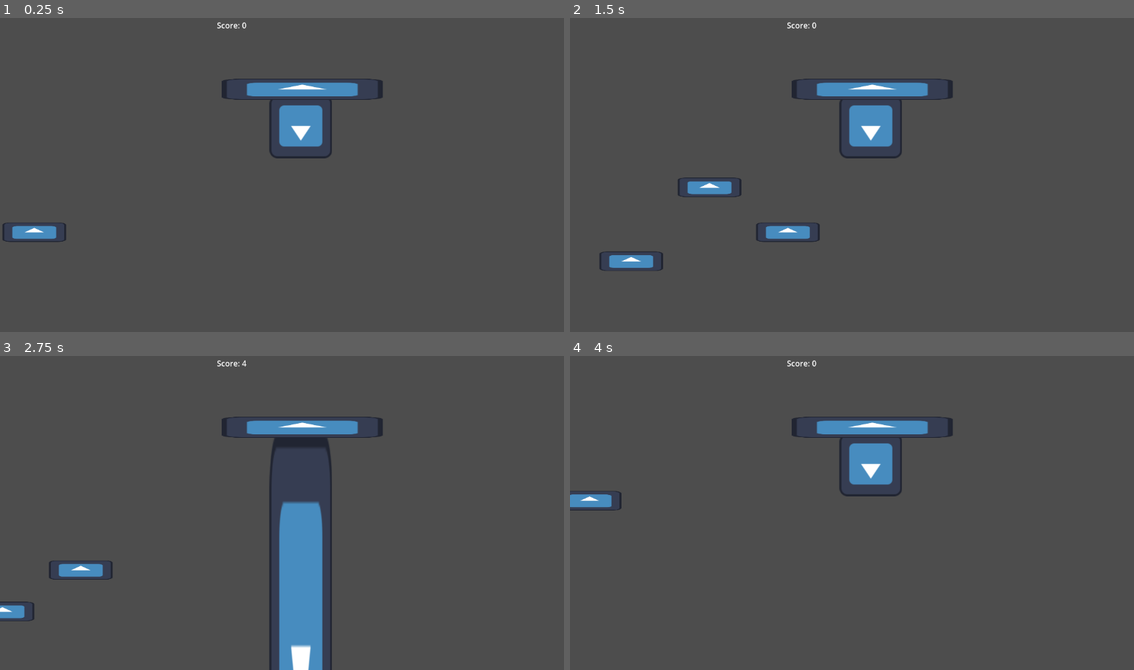
Above: before the commit, frames 1-4 (two rows, left to right).
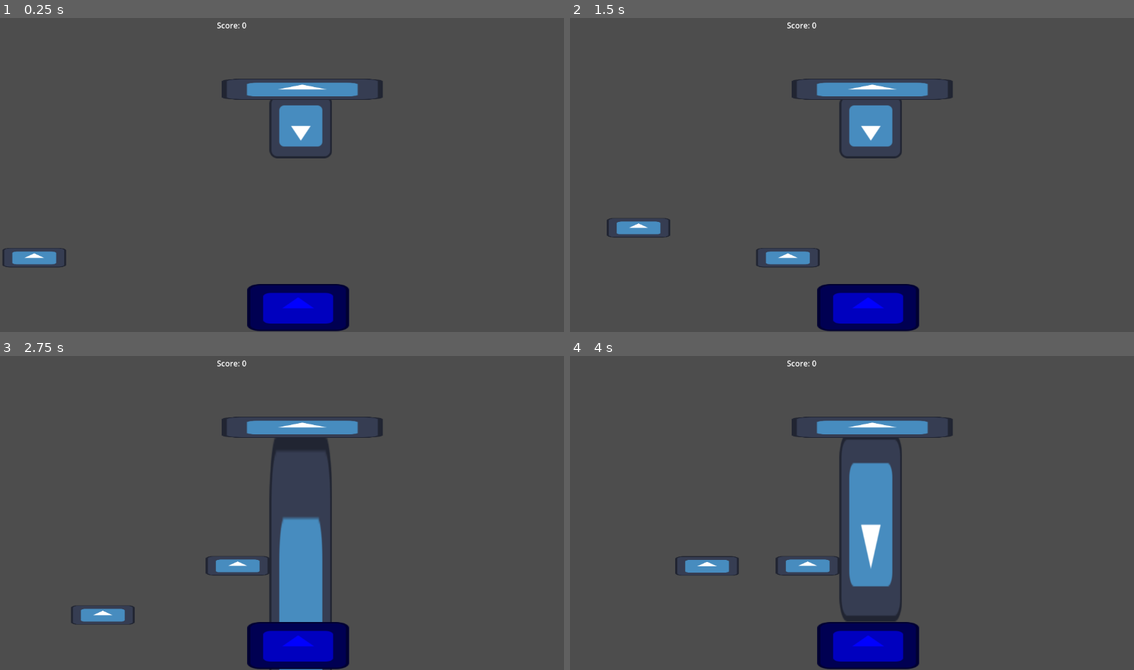
Above: after the commit, the same moments.

Repository: alexbernachi/GMTK-Game-Jam
Game: Godot game, scene res://scene/proto.tscn
Two runs of this game, one before a commit and one after it. Both use one fixed random seed, a clock stepped at 60 frames per second and the inputs below. The project has no main scene, so this scene is started directly. The engine's default icon, where the game draws it, is replaced by a stand-in: a white triangle on a blue panel in a dark square.
Inputs:
- Up to frame 1 (0.25 s): no input
- Up to frame 2 (1.5 s): hold S (Decrease) 0.53-1.28 s; tap S (Decrease) at 1.35 s
- Up to frame 3 (2.75 s): hold W (Increase) from 2.03 s (still down); tap S (Decrease) at 2.3 s
- Up to frame 4 (4 s): release W (Increase) at 2.78 s; tap S (Decrease) at 2.85 s; hold S (Decrease) from 3.53 s (still down)

The runs differ from the first frame. In frame 1, 3.5% of the frame differs, in the area x 0-62%, y 65-100%; in frame 2, 4.8%; in frame 3, 4.7%; in frame 4, 7.7%, in the area x 0-62%, y 26-100%.

Commit message:
Update 0.4.0
IMplementing bowl

Diff:
--- /dev/null
+++ b/bowl.gd
@@ -0,0 +1,11 @@
+extends Area2D
+
+signal Point(value)
+
+var points: int = 1
+var Totals: float = 0
+
+func _on_body_entered(body: Node2D) -> void:
+	Totals += points
+	Point.emit(Totals)
+	body.queue_free()
--- /dev/null
+++ b/bowl.tscn
@@ -0,0 +1,22 @@
+[gd_scene load_steps=4 format=3 uid="uid://do5wrqquhuc62"]
+
+[ext_resource type="Script" path="res://bowl.gd" id="1_uou67"]
+[ext_resource type="Texture2D" uid="uid://1prkiuwclydx" path="res://icon.svg" id="2_6feud"]
+
+[sub_resource type="RectangleShape2D" id="RectangleShape2D_amwcj"]
+size = Vector2(204, 102)
+
+[node name="Bowl" type="Area2D"]
+collision_layer = 8
+collision_mask = 2
+script = ExtResource("1_uou67")
+
+[node name="CollisionShape2D" type="CollisionShape2D" parent="."]
+shape = SubResource("RectangleShape2D_amwcj")
+
+[node name="Sprite2D" type="Sprite2D" parent="."]
+modulate = Color(0, 0, 1, 1)
+scale = Vector2(1.62327, 0.749848)
+texture = ExtResource("2_6feud")
+
+[connection signal="body_entered" from="." to="." method="_on_body_entered"]
--- a/project.godot
+++ b/project.godot
@@ -27,6 +27,13 @@
 ]
 }
 
+[layer_names]
+
+2d_physics/layer_1="Player"
+2d_physics/layer_2="Enemy"
+2d_physics/layer_3="Enemy Sensor"
+2d_physics/layer_4="Bowl"
+
 [rendering]
 
 renderer/rendering_method="gl_compatibility"
--- a/scene/player.gd
+++ b/scene/player.gd
@@ -1,14 +1,9 @@
 extends CharacterBody2D
 
-signal Point(value)
-
-var points: int = 1
-var Totals: float = 0
 
 
 func _physics_process(_delta):
 
-	print(scale.y)
 
 	if Input.is_action_pressed("Increase"):
 			scale.y += 0.2
@@ -17,6 +12,4 @@
 		scale.y -= 0.2
 		if scale.y == 1:
 			return
-		Totals += points
-		Point.emit(Totals)
 		pass
--- a/scene/proto.gd
+++ b/scene/proto.gd
@@ -29,8 +29,7 @@
 
 func Spawner():
 	var Instant = Scissors.instantiate()
-
-	Instant.position =  Vector2(0, randf_range(300, 600))
+	Instant.position =  Vector2(0, randf_range(400, 600))
 	add_child(Instant)
 	spawner_timer.start()
 	pass
--- a/scene/proto.tscn
+++ b/scene/proto.tscn
@@ -1,8 +1,9 @@
-[gd_scene load_steps=5 format=3 uid="uid://lflorxq7pyns"]
+[gd_scene load_steps=6 format=3 uid="uid://lflorxq7pyns"]
 
 [ext_resource type="Script" path="res://scene/proto.gd" id="1_8hhvu"]
 [ext_resource type="Texture2D" uid="uid://1prkiuwclydx" path="res://icon.svg" id="1_cwai1"]
 [ext_resource type="Script" path="res://scene/player.gd" id="1_koyvy"]
+[ext_resource type="PackedScene" uid="uid://do5wrqquhuc62" path="res://bowl.tscn" id="4_jhg8i"]
 
 [sub_resource type="RectangleShape2D" id="RectangleShape2D_85vg7"]
 size = Vector2(128, 128)
@@ -13,6 +14,7 @@
 [node name="Player" type="CharacterBody2D" parent="."]
 position = Vector2(614.5, 164.5)
 rotation = -3.14159
+collision_mask = 6
 script = ExtResource("1_koyvy")
 
 [node name="Icon" type="Sprite2D" parent="Player"]
@@ -36,7 +38,7 @@
 text = "Score: "
 
 [node name="SpawnerTimer" type="Timer" parent="."]
-wait_time = 0.5
 one_shot = true
 
-[connection signal="Point" from="Player" to="." method="_on_player_point"]
+[node name="Bowl" parent="." instance=ExtResource("4_jhg8i")]
+position = Vector2(609, 598)
--- a/scene/scissor.gd
+++ b/scene/scissor.gd
@@ -1,17 +1,19 @@
-extends Area2D
-
-class_name Enemy
+extends CharacterBody2D
 
 const SPEED = 300.0
+var Grab: bool = false
 
 func _physics_process(_delta):
-	if position.x < 1000:
-		position.x += SPEED * _delta
-	#elif position.x > 500:
-		#velocity.x = -SPEED
+	if position.x < 1000 :
+		velocity.x = SPEED
+	if Grab:
+		velocity.x = 0
+
+	move_and_slide()
 
 @warning_ignore("unused_parameter")
 func _on_body_entered(body):
-	get_tree().call_deferred("change_scene_to_file", "res://scene/proto.tscn")
-	print("Dead")
+	Grab = true
+	#get_tree().call_deferred("change_scene_to_file", "res://scene/proto.tscn")
+	print("grab")
 	pass # Replace with function body.
--- a/scene/scissor.tscn
+++ b/scene/scissor.tscn
@@ -1,18 +1,20 @@
-[gd_scene load_steps=4 format=3 uid="uid://bjfntw51oa6tq"]
+[gd_scene load_steps=5 format=3 uid="uid://bjfntw51oa6tq"]
 
 [ext_resource type="Script" path="res://scene/scissor.gd" id="1_r3pml"]
 [ext_resource type="Texture2D" uid="uid://1prkiuwclydx" path="res://icon.svg" id="2_hkvhs"]
 
-[sub_resource type="RectangleShape2D" id="RectangleShape2D_xr3i1"]
-size = Vector2(130, 36)
+[sub_resource type="RectangleShape2D" id="RectangleShape2D_fqukr"]
+size = Vector2(130, 40)
 
-[node name="Scissor" type="Area2D"]
+[sub_resource type="RectangleShape2D" id="RectangleShape2D_thtr1"]
+size = Vector2(20, 54)
+
+[node name="Scissor" type="CharacterBody2D"]
 rotation = 3.14159
+collision_layer = 2
+collision_mask = 9
 script = ExtResource("1_r3pml")
 metadata/_edit_group_ = true
-
-[node name="CollisionShape2D" type="CollisionShape2D" parent="."]
-shape = SubResource("RectangleShape2D_xr3i1")
 
 [node name="Icon" type="Sprite2D" parent="."]
 rotation = -3.14159
@@ -22,4 +24,14 @@
 [node name="VisibleOnScreenEnabler2D" type="VisibleOnScreenEnabler2D" parent="."]
 scale = Vector2(6.42378, 1.96703)
 
-[connection signal="body_entered" from="." to="." method="_on_body_entered"]
+[node name="CollisionShape2D" type="CollisionShape2D" parent="."]
+shape = SubResource("RectangleShape2D_fqukr")
+
+[node name="Area2D" type="Area2D" parent="."]
+collision_layer = 4
+
+[node name="CollisionShape2D" type="CollisionShape2D" parent="Area2D"]
+position = Vector2(0, 17)
+shape = SubResource("RectangleShape2D_thtr1")
+
+[connection signal="body_entered" from="Area2D" to="." method="_on_body_entered"]
